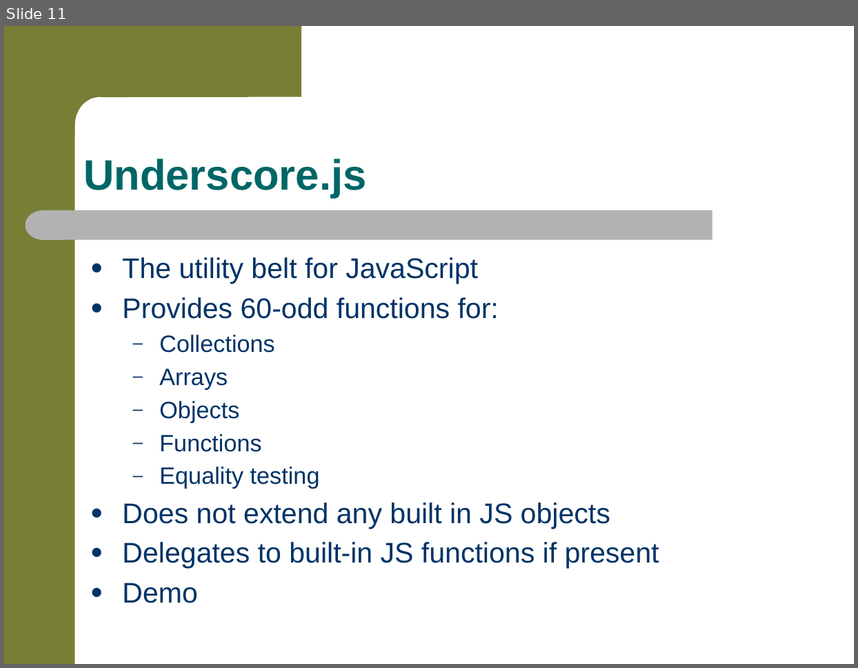
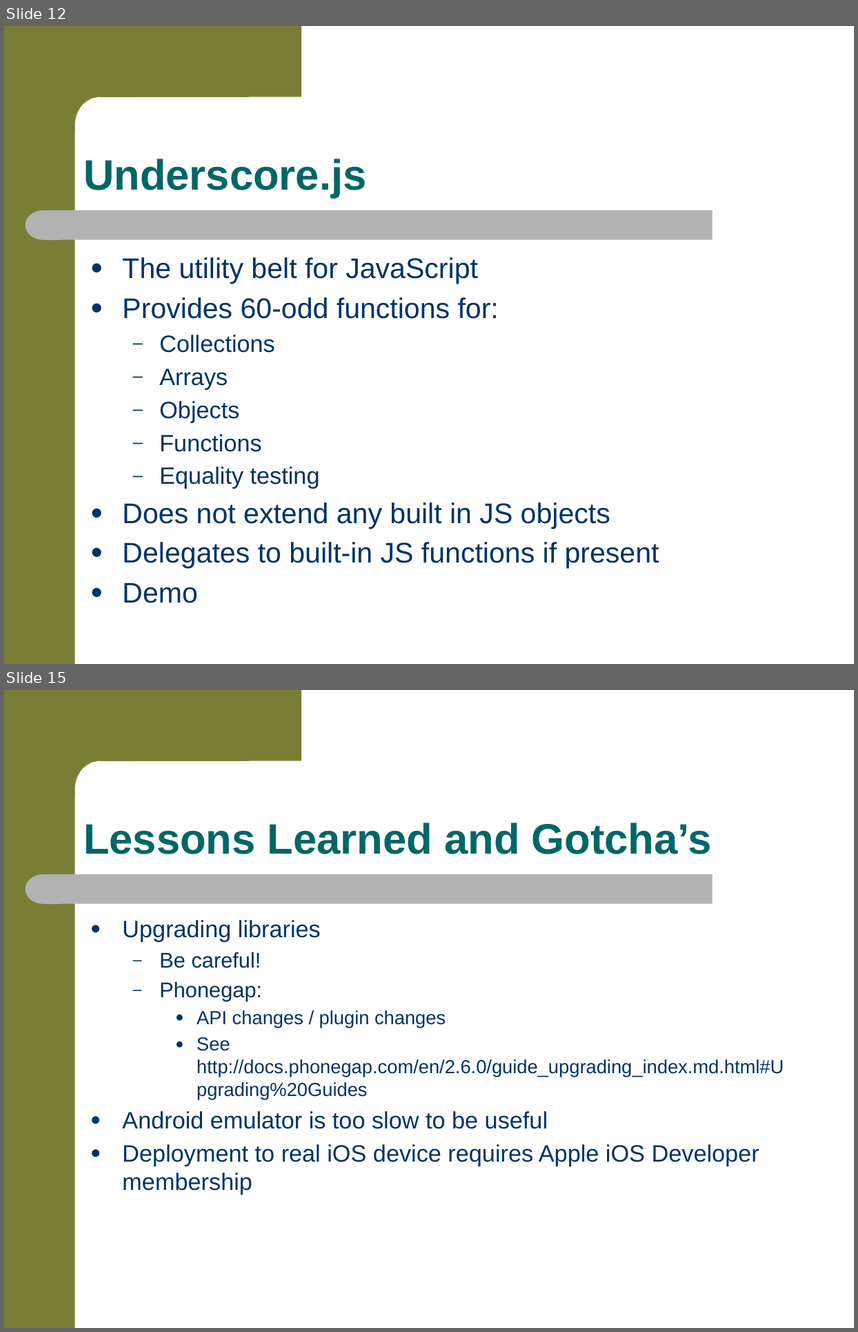
Before and after one commit to jkwuc89/RealPhonegapApp, a slide deck: RealWorldMobileAppDevelopment.pptx. Shown one above the other, each under a label of ours: slide 11 before the commit, slides 12 and 15 after it; the slides between them are not shown. The pictures are 858x668 and 858x1332 pixels, drawn with LibreOffice and Linux fonts; fonts in the diff are those of the drawing; background and template pictures are left out. Boxes give left, top, right and bottom in pixels: in the first picture for what was removed or moved away, otherwise in the second. Text is boxed around its words. In the diff, an @@ line names an element or a change of style, - is before the commit and + after.

```diff
--- a/RealWorldMobileAppDevelopment.pptx
+++ b/RealWorldMobileAppDevelopment.pptx
@@ slide 15 added at (x1=4, y1=690, x2=854, y2=1328), background #FFFFFF; not listed: 4 template elements that a slide beside it also shows @@
@@ title added at (x1=83, y1=822, x2=712, y2=854), 36 pt, text #006666, bold @@
+Lessons Learned and Gotcha’s
@@ text added at (x1=122, y1=920, x2=784, y2=1194), 20 pt, text #003366 @@
+● Upgrading libraries
+  – Be careful!
+  – Phonegap:
+    ● API changes / plugin changes
+    ● See http://docs.phonegap.com/en/2.6.0/guide_upgrading_index.md.html#Upgrading%20Guides
+● Android emulator is too slow to be useful
+● Deployment to real iOS device requires Apple iOS Developer membership
@@ what was slide 11 is now slide 12 @@
```
Also in this commit, not shown: 12 slides changed, 3 other slides added.
